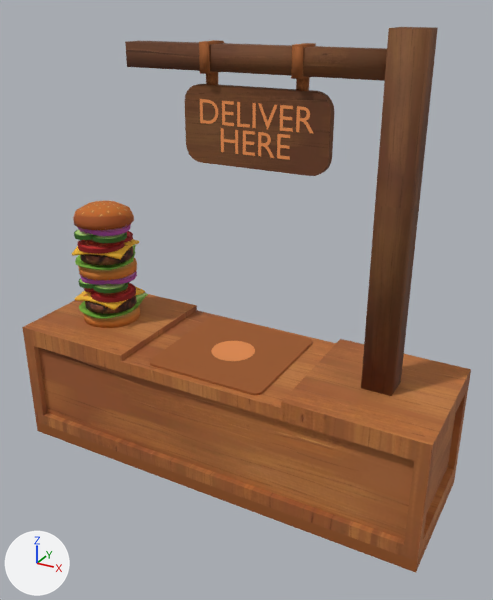
The glTF model assets/scene/models/DeliveryCounter.glb, before and after one commit.
Rendered twice from a camera (50 mm lens) standing at (2.44, -4.22, 3.6) and looking at (0.14, -0.03, 1.5). Lighting does not change. The marker at lower left points along +X, +Y and +Z. The picture after the commit comes second. Objects named as collision shapes, trigger or cutter boxes, shadow casters or lower levels of detail are left out. Where no turn or scale is listed for an object, it has been applied to the vertices. Vertices at exactly the same position are counted once.

Objects in the first picture: 'Burger', 'DeliveryCounter'.
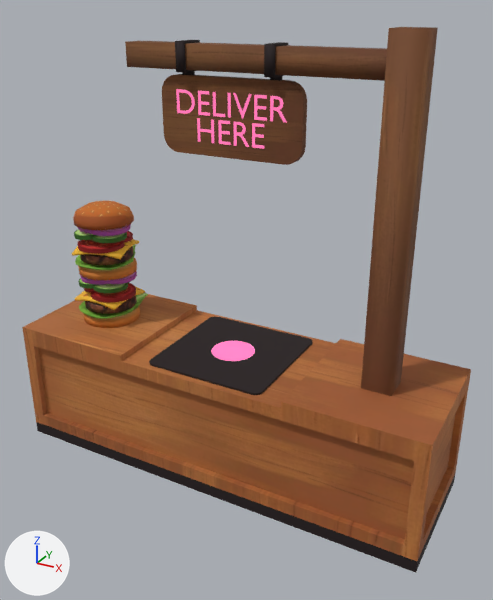
The change in detail:
me_cube_037 is used by ob_deliverycounter; location (0.0, 0.0, 0.0).
me_cube_037 had 688 vertices, 796 faces and spanned x -1.75..1.75, y -0.55..0.55, z 0.0..3.45.
me_cube_037 now has 1569 vertices, 2462 faces and spans x -1.75..1.75, y -0.55..0.55, z 0.0..3.45.
me_cube_037 part 1: the loose piece of 48 vertices spanning x -0.37..0.75, y -0.03..0.03, z 2.51..3.06 is copied, and the copy is moved by (-0.19, 0.0, 0.06), in mat_rough (picture img_textureatlas); it spans x -0.56..0.56, y -0.03..0.03, z 2.57..3.12.
me_cube_037 part 2: the loose piece of 16 vertices spanning x -0.18..-0.11, y -0.1..0.1, z 3.14..3.34 is moved by (-0.19, 0.0, 0.0).
me_cube_037 part 3: the loose piece of 16 vertices spanning x 0.5..0.57, y -0.1..0.1, z 3.14..3.34 is moved by (-0.19, 0.0, 0.0).
me_cube_037 part 4: the loose piece of 12 vertices spanning x 0.38..0.47, y -0.03, z 2.61..2.77 is moved by (-0.19, 0.0, 0.06).
me_cube_037 part 5: the loose piece of 12 vertices spanning x -0.08..0.01, y 0.03, z 2.61..2.77 is scaled about its middle by (-1, -0.0545, 1), then moved by (0.0, -0.06, 0.06).
me_cube_037 part 6: the loose piece of 12 vertices spanning x -0.07..0.07, y -0.03, z 2.61..2.77 is moved by (-0.19, 0.0, 0.06).
me_cube_037 part 7: the loose piece of 12 vertices spanning x 0.35..0.44, y 0.03, z 2.8..2.96 is scaled about its middle by (-1, -0.0604, 1), then moved by (-0.15, -0.06, 0.06).
me_cube_037 part 8: the loose piece of 7 vertices spanning x 0.23..0.37, y -0.03, z 2.8..2.96 is moved by (-0.19, 0.0, 0.06).
me_cube_037 part 9: the loose piece of 4 vertices spanning x 0.19..0.21, y -0.03, z 2.8..2.96 is moved by (-0.19, 0.0, 0.06).
me_cube_037 part 10: the loose piece of 12 vertices spanning x 0.18..0.28, y 0.03, z 2.61..2.77 is scaled about its middle by (-1, -0.0545, 1), then moved by (-0.43, -0.06, 0.24).
me_cube_037 part 11: the loose piece of 50 vertices spanning x 0.23..0.36, y -0.03, z 2.61..2.77 is scaled about its middle by (-1, -1.39, 1), then moved by (-0.68, 0.06, 0.24).
me_cube_037 part 12: the loose piece of 51 vertices spanning x -0.24..-0.08, y -0.03, z 2.8..2.96 is deleted.
me_cube_037 part 13: the loose piece of 50 vertices spanning x 0.51..0.64, y -0.03, z 2.8..2.96 is deleted.
me_cube_037 part 14: the loose piece of 8 vertices spanning x 0.5..0.57, y -0.02..0.02, z 3.06..3.14 is deleted.
me_cube_037 part 15: the loose piece of 8 vertices spanning x -0.18..-0.11, y -0.02..0.02, z 3.06..3.14 is deleted.
me_cube_037 part 16: 1 vertex moved within x -0.34, y -0.03, z 3.01; 198 vertices removed from x -0.37..1.15, y -0.08..0.08, z 2.51..3.33; 227 vertices added at x -0.43..1.12, y -0.08..0.08, z 2.66..3.33.
me_cube_037 part 17: 196 kept faces spanning x -1.75..1.75, y -0.55..0.55, z 0.0..3.45 get new texture (UV) coordinates.
me_cube_037 part 18: 12 faces spanning x -0.81..1.34, y -0.11..0.11, z 1.05..3.45 switch from mat_wooddark (picture img_wooddark) to mat_rough (picture img_textureatlas).
me_cube_037 part 19: 100 faces spanning x -1.75..1.75, y -0.55..0.55, z 0.1..1.05 switch from mat_woodlight (picture img_wood) to mat_rough (picture img_textureatlas).
Other edits to the shape of me_cube_037 do not show in these pictures.

Changed parts and their boxes [x1, y1, x2, y2] in the pictures (493 x 600 px; the box of a moved part takes in the faces that stretch with it):
part 1 of me_cube_037, added (brown): after [162, 74, 307, 165]
part 2 of me_cube_037, moved or reshaped: before [199, 40, 224, 74]; after [175, 40, 200, 73]
part 3 of me_cube_037, moved or reshaped: before [291, 43, 316, 79]; after [264, 42, 288, 78]
part 4 of me_cube_037, moved or reshaped: before [277, 134, 290, 160]; after [252, 123, 264, 149]
part 5 of me_cube_037, moved or reshaped (not visible before): after [218, 120, 231, 145]
part 6 of me_cube_037, moved or reshaped: before [221, 128, 238, 154]; after [197, 118, 214, 143]
part 7 of me_cube_037, moved or reshaped (not visible before): after [254, 95, 267, 121]
part 8 of me_cube_037, moved or reshaped: before [258, 103, 277, 130]; after [233, 93, 252, 119]
part 9 of me_cube_037, moved or reshaped: before [252, 103, 256, 128]; after [228, 93, 231, 118]
part 10 of me_cube_037, moved or reshaped (not visible before): after [198, 91, 210, 116]
part 11 of me_cube_037, moved or reshaped (not visible afterwards): before [258, 132, 274, 158]
part 12 of me_cube_037, deleted: before [200, 99, 218, 124]
part 13 of me_cube_037, deleted: before [296, 106, 314, 134]
part 14 of me_cube_037, deleted: before [296, 77, 310, 91]
part 15 of me_cube_037, deleted: before [206, 73, 218, 85]
part 16 of me_cube_037, moved or reshaped: before [125, 41, 387, 176]; after [125, 41, 387, 147]
part 17 of me_cube_037, surface changed: [23, 47, 471, 573] in both
part 18 of me_cube_037, recoloured: [361, 47, 429, 396] in both
part 19 of me_cube_037, recoloured: [23, 304, 471, 561] in both
'Burger', unchanged, covered by the edit: before [72, 201, 148, 328]
